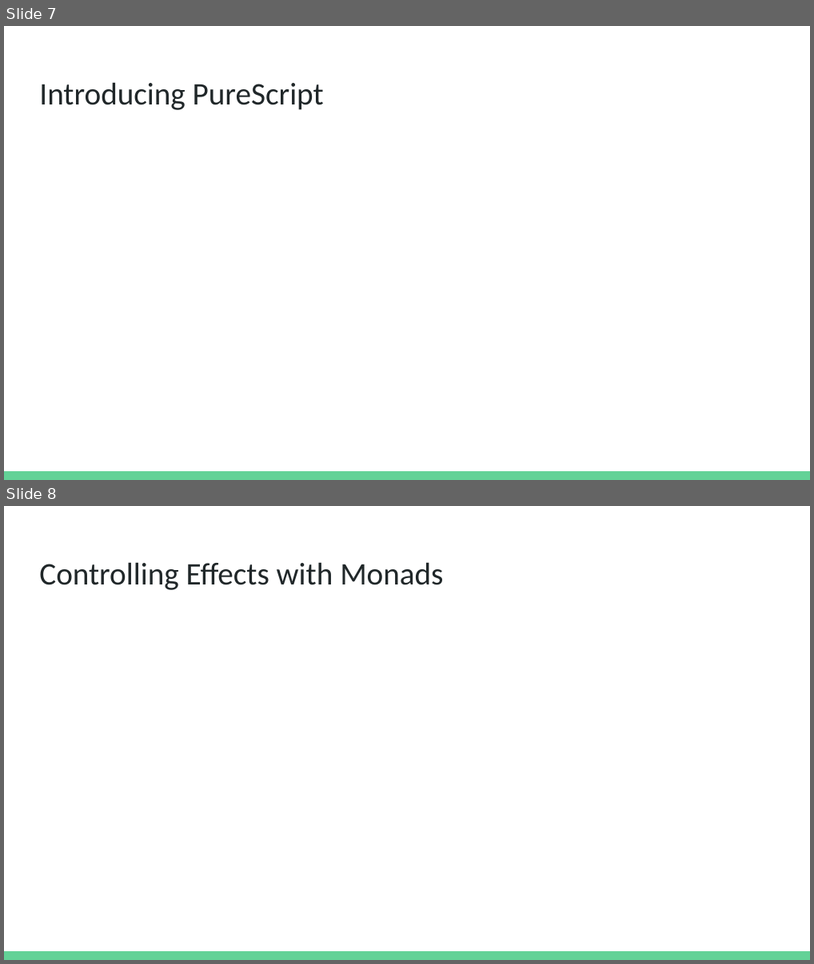
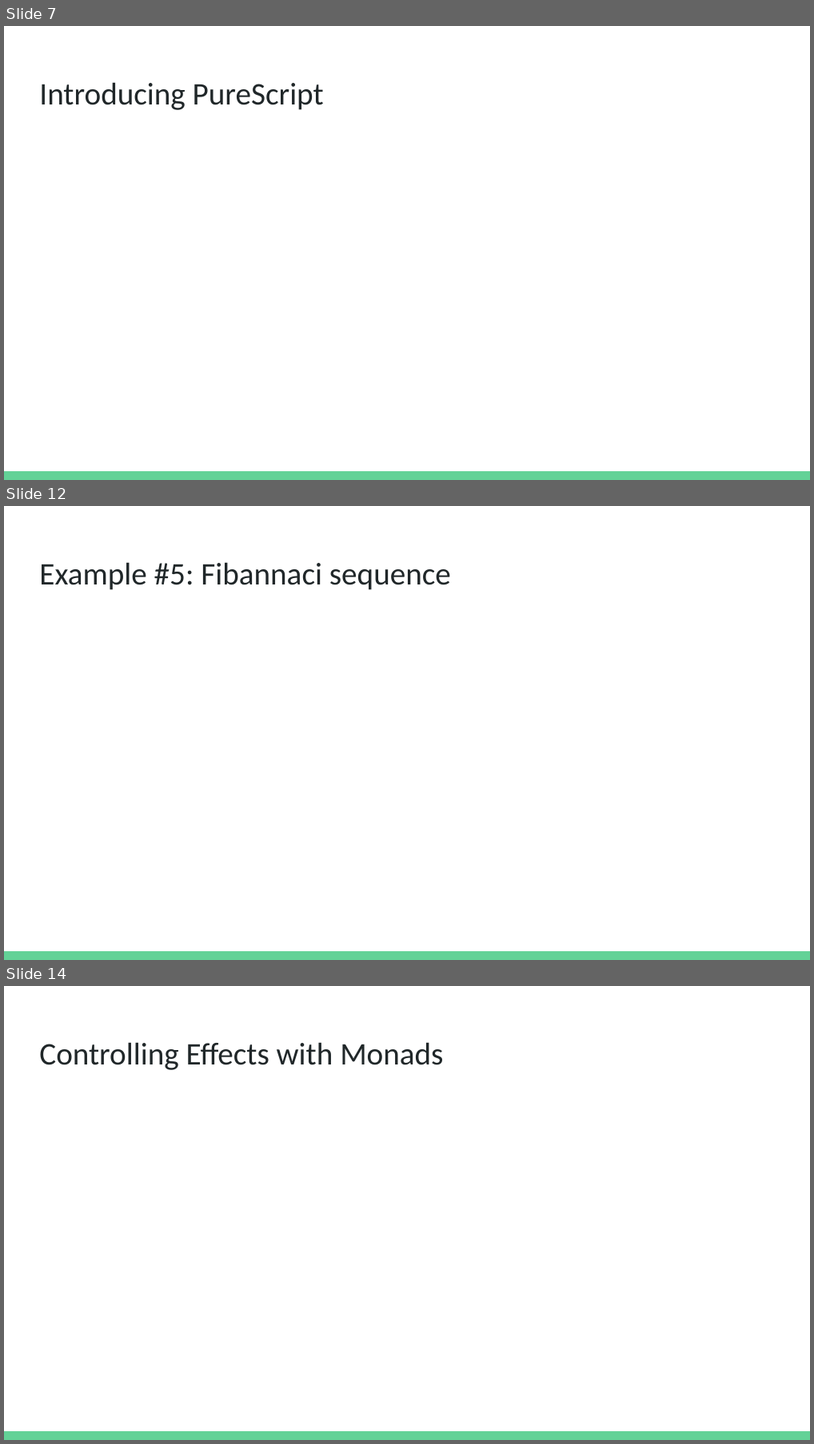
Before and after one commit to seanwestfall/purescript_presentation, a slide deck: pptx/PureScript- JS.la presentation.pptx. Shown one above the other, each under a label of ours: slides 7 and 8 before the commit, slides 7, 12 and 14 after it; the slides between them are not shown. The pictures are 814x964 and 814x1444 pixels, drawn with LibreOffice and Linux fonts; fonts in the diff are those of the drawing. Boxes give left, top, right and bottom in pixels: in the first picture for what was removed or moved away, otherwise in the second. Text is boxed around its words. In the diff, an @@ line names an element or a change of style, - is before the commit and + after.

```diff
--- a/pptx/PureScript- JS.la presentation.pptx
+++ b/pptx/PureScript- JS.la presentation.pptx
@@ slide 12 added at [4,506,810,960], background #FFFFFF; not listed: 1 template element that a slide beside it also shows @@
@@ title added at [39,562,451,590], 28 pt, text #202729 @@
+Example #5: Fibannaci sequence
@@ what was slide 8 is now slide 14 @@
```
Also in this commit, not shown: 3 slides changed, 6 other slides added, 1 slide removed, 1 other file.
